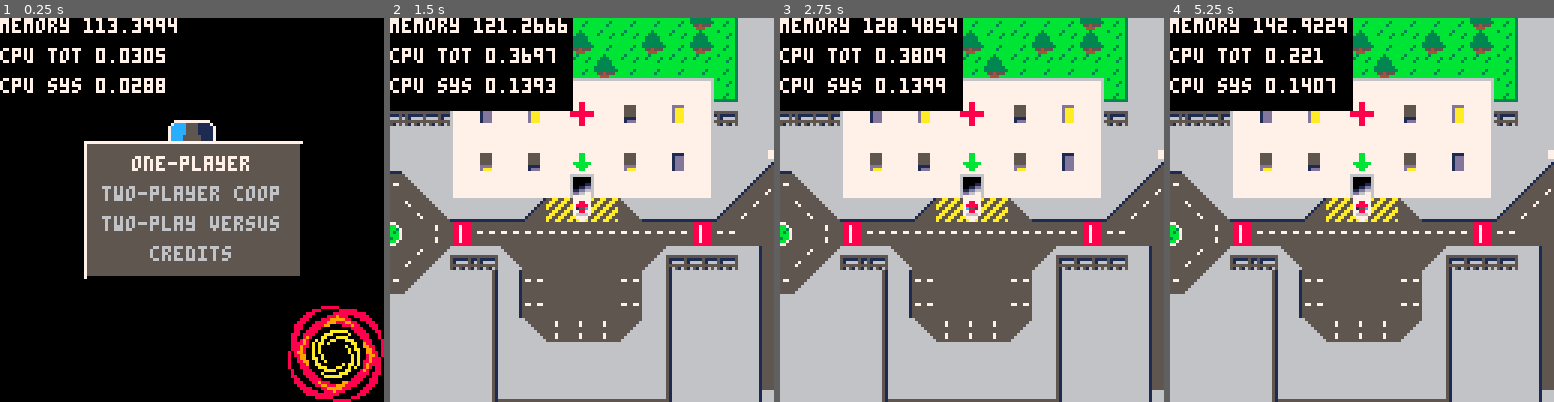
Above: before the commit, frames 1-4 (left to right).
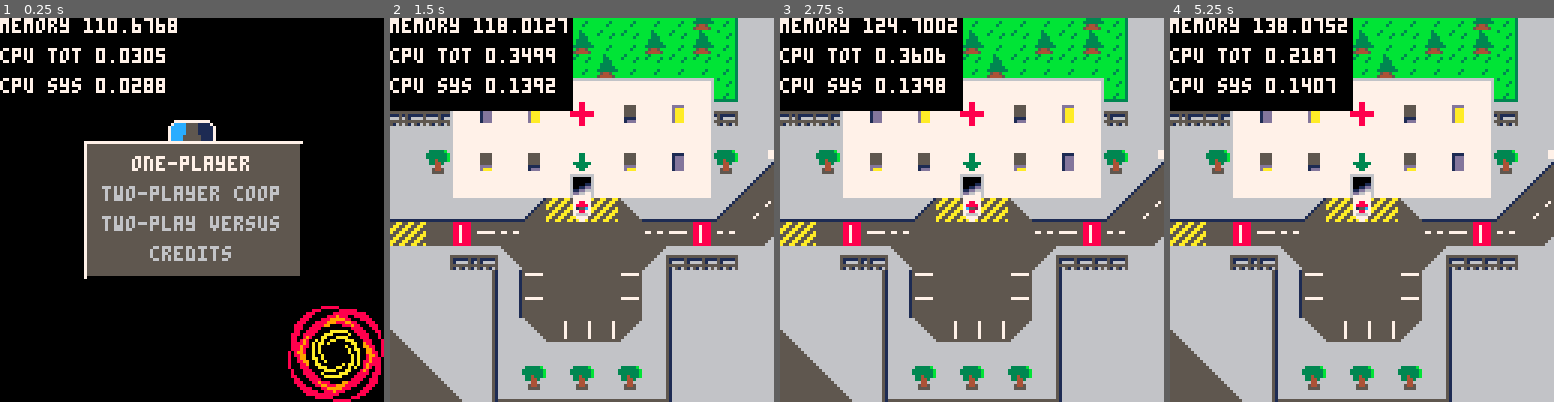
Above: after the commit, the same moments.

Repository: GraulierBrice/ludum-dare-46
Game: PICO-8 cartridge keep-it-alive.p8
The game is run twice, just before and just after one commit, with the same random seed, the same clock (stepped at 60 frames per second) and the same inputs.
Inputs:
- Up to frame 1 (0.25 s): no input
- Up to frame 2 (1.5 s): tap X (X key) at 0.33, 1.07 s; tap O (Z key) at 0.7 s
- Up to frame 3 (2.75 s): hold Right 1.6-2.1 s; tap O (Z key) at 1.7, 2.1, 2.5 s; tap X (X key) at 1.85 s; hold Up 2.15-2.42 s; hold Right from 2.47 s (still down)
- Up to frame 4 (5.25 s): tap O (Z key) every 0.4 s from 2.9 to 4.9 s; tap X (X key) at 2.97, 4.08, 5.2 s; release Right at 3.03 s; hold Left 3.08-3.58 s; hold Down 3.63-3.97 s; hold Right 4.02-4.68 s; hold Up 4.73-5.03 s; hold Left from 5.08 s (still down)

The runs differ from the first frame. In frame 1, 0.1% of the frame differs, in the area x 28-46%, y 0-4%; in frame 2, 9.0%, in the area x 0-100%, y 0-100%; in frame 3, 8.9%; in frame 4, 9.0%.

Commit message:
Push for map and tileset changes
Overhauled map, reworked tiles, added general depth.

Diff:
--- a/keep-it-alive.p8
+++ b/keep-it-alive.p8
@@ -83,7 +83,6 @@
 cars={}
 patients={}
 dropzones={}
-morphines={}
 gum={}
 function game_start(nb_players, map, mode)
 	--music(0)
@@ -106,7 +105,6 @@
 	default_patient(113*8,14*8,11)
 	default_patient(114*8,14*8,1)
 	default_patient(115*8,14*8,4)
-	morphine(115*8,16*8)
 	--default_patient(27*8,84)
 
 
@@ -221,30 +219,6 @@
 	end
 end
 
-function morphine(x,y)
-	local m = collider(x,y,0,8,8,true, morphine_hit)
-	m.full=true
-	m.timer=0
-	add(morphines,m)
-	return m
-end
-
-function morphine_hit(morphine, other, rel_vel)
-	if (has(cars, other)) then
-		if (other.load and morphine.full) then
-			other.load.hp += 10
-			morphine.full = false
-		end
-	end
-end
-
-function update_morphine(morphine)
-	if not morphine.full then
-		morphine.timer += 1
-		if (morphine.timer > 300) morphine.full = true
-	end
-end
-
 -- car section
 function car_drifting(car)
 	local loc_vel = tr_vector(car, car.vel)
@@ -328,22 +302,13 @@
 	for dropzone in all(dropzones) do
 		if(dropzone.patient) then
 			pal(12,dropzone.col)
-			sspr(24,dropzone.patient,8,8-dropzone.patient,dropzone.pos.x-4,dropzone.pos.y-4-dropzone.patient)
+			sspr(24,dropzone.patient,8,9-dropzone.patient,dropzone.pos.x-4,dropzone.pos.y-4-dropzone.patient)
 			pal(12,12)
 			dropzone.patient+=0.5
 			if (dropzone.patient>8) dropzone.patient=nil
 		end
 	end
 
-	for morphine in all(morphines) do
-		pal(11,0)
-		pal(7,0)
-		spr(2,morphine.pos.x+1,morphine.pos.y+1)
-		pal()
-		if (not morphine.full) pal(11,6)
-		spr(2,morphine.pos.x,morphine.pos.y-time()%2)
-		pal(11,11)
-	end
 
 	for i=1,#cars do
 		for patient in all(patients) do
@@ -420,9 +385,7 @@
 	local off_set = 1
 	if time()%2 > 1 then
 		pal(1,12)
-		pal(2,1)
 	else
-		pal(1,1)
 		pal(2,12)
 	end
 	spr(6,x+l/2-8,y-7)
@@ -522,7 +485,7 @@
 
 	if (fget(mget(p.x,p.y), 2)) then
 		if (vec_len(data.new_vel)>50) then
-			if (rb.rot>0.5) new_rot -= 0.02 else new_rot += 0.02
+			if (rb.rot>0.5) new_rot -= 0.001*vec_len(data.new_vel) else new_rot += 0.001*vec_len(data.new_vel)
 			if(rb.load) then rb.load.hp -= rb.load.dmg_drift/3 blood(rb.pos,true) end
 		end
 	end
@@ -912,122 +875,122 @@
 
 
 __gff__
-0000000000000000000000000000000001010100010101010000000400040101010101010101010101010101040404040101010101010101010101010101010101010101010101010001010000000000000000000000000000000000000000000000000000000000000000000000000000000000000000000000000000000000
+0000000000000000000000000000000001010100010101010000000400040101010101010101010101010101040404040101010101010101010101010101010101010101010101010001010000000000010100000000000000000000000000000000000000000000000000000000000000000000000000000000000000000000
 0102020000000000000000000000000001090100000000000000000000000000010104000000000000000000000000000000000000000000000000000000000000000000000000000000000000000000000000000000000000000000000000000000000000000000000000000000000000000000000000000000000000000000
 __map__
-000000000000000000000000000000000000000000000000000000000000000000000000000000000000000000000000000000000000000000000000000000002b0f0f0f0c18181818181818181818181818181c1c1c1c1c0f36370f0f36370f0f36370f0f0f0f0f0f0f0f0f0f0e3b2b2b2b0f0f0f0f0f0f0f0f0f0f0f0f0f0f
-000000000000000000000000000000000000000000000000000000000000000000000000000000000000000000000000000000000000000000000000000000002b0f2d0c1a0b0f0f0f0f0f0f0a19090f0f0f0f0f0a1c1c1c3634323736272737363535370f0f0f0f0f0f0f0f0f0e3b2b2b2b0f0f0f0f0f0f0f0f0f0f0f0f0f0f
-000000000000000000000000000000000000000000000000000000000000000000000000000000000000000000000000000000000000000000000000000000002b0f1f080b0f0f0f0f0f0f0f0f0a19090f0f0f0f0f0a1c1c3132303331323033313032330f0f0f0f0f0f0f0f0f0e3b2b2b2b0f0f0f0f0f0f0f0f0f0f0f0f0f0f
-000000000000000000000000000000000000000000000000000000000000000000000000000000000000000000000000000000000000000000000000000000002b0f2f080f0f0f0f0f0f0f0f0f0f1c1c181818181818181818181818181818181818181818180f0f0f0f0f0f0f0e3b2b2b2b0f0f0f0f0f1c1c0f0f0f0f0f0f0f
-000000000000000000000000000000000000000000000000000000000000000000000000000000000000000000000000000000000000000000000000000000002b0f0e080f0f0f0f0f0f0f0f1c1c1c0f0f0f0d0d0d0d0d0d0d0d0d0d0d0d0d0d0d0d0d0d0f0f0f0f0f0f0f0f0f0e3b2b2b2b0f1c1c1c1c0f0f1c1c1c1c1c1c0f
-000000000000000000000000000000000000000000000000000000000000000000000000000000000000000000000000000000000000000000000000000000002b0f2d080f0f0f0f0f0f1c1c0f1c0f0f0f0e1f2c2c2c2c2c2c2c2c2c2c2c2c1f2c2c2c2d0f0f0f0f0f0f0f0f0f0e3b2b2b2b0f1c0f0f0f0f0f0f0f0f0f0f1c0f
-000000000000000000000000000000000000000000000000000000000000000000000000000000000000000000000000000000000000000000000000000000003e0f1f080f0f0f0f0f1c1c0f0f1c0f0f0f0e2c2c2c1f1f2c2c1f2c2c2c1f2c2c2c1f2c2d0f0f0f0f0f0f0f0f0f0e3b2b2b2b0f1c0f0f0f0f0f0f0f0f0f0f1c0f
-000000000000000000000000000000000000000000000000000000000000000000000000000000000000000000000000000000000000000000000000000000000d0d2f080d0d0d0d0f1c0f0f0f1c0f0f0f0e2c1f2c2c1f2c2c2c2c2c1f2c2c1f2c2c2c2d0f0f0f0f0f0f1c0f0f0e3b2b2b2b0f1c0f0f0f0f0f0f0f0f0f0f1c0f
-0000000000000000000000000000000000000000000000000000000000000000000000000000000000000000000000000000000000000000000000000000000018181818181818181c1c0f0f0f1c0f1c0f0e2c2c2c1f2c2c1f2c1f1f2c2c2c2c2c2c1f2d0f0f0f0f0f0e080f0f0e3b2b2b2b0e1c0f0f0f0f0f0f0f0f0f0f1c0f
-000000000000000000000000000000000000000000000000000000000000000000000000000000000000000000000000000000000000000000000000000000003a0f2d0f0f0f0f0f0f1c0f0f1c1c1c1c0f0e2c1f2c2c1f2c2c2c2c2c2c1f2c2c1f2c1f2d0f0f0f0f0f0e080f0f0e3b2b2b2b0e1c0f0f0f0f0f0f0f0f0f0f1c0f
-000000000000000000000000000000000000000000000000000000000000000000000000000000000000000000000000000000000000000000000000000000002b0f1f0f0f0f0f0f0f1c0f0f0f1c1c1c0f0e2c2c1f2c2c2c2c1f2c2c2c2c1f2c2c2c2c2d0f0f0f0f0f0c1c090f0e3b2b2b2b0e1c1c0f0f0f0f0f0f0f0f0f1c0f
-000000000000000000000000000000000000000000000000000000000000000000000000000000000000000000000000000000000000000000000000000000002b0f2f0f0f0f0f0f0f1c0f0f0f1c1c1c0f0e2e2e2e2e2e2e24252525252525252525262f0f0f0f0f0c1c1c1c090e3c3d3d3e0f0e1c0f0f0f0f0f0f0f0f0f1c0f
-000000000000000000000000000000000000000000000000000000000000000000000000000000000000000000000000000000000000000000000000000000002b0f0f0f0f0f0f0f1c0f0f0f0f1c1c1c0f0f282a2a2a2a2921162217221022142217232a0f0f0f0c1c1a1c191c090d0d0d0d0d0c1c090f0f0f0f0f0f0f0f1c0f
-000000000000000000000000000000000000000000000000000000000000000000000000000000000000000000000000000000000000000000000000000000002b0f2d0f0f0f0f1c1c0f0f0f0f1c1c1c0f0f0f0f0f0f0f0f21222222222222222222230f0f0f0c1a1c1c1b1c191c1c1c1c1c1c1a1c19090d0d0f0f0f0f0f1c0f
-000000000000000000000000000000000000000000000000000000000000000000000000000000000000000000000000000000000000000000000000000000002b0f1f0f0f0f1c1c0f0f0f0f0f1c1c1c0f0f0f0f0f0d0f0f21152214221122152216230f0f0c1a1c1c191c1c1a1c18181818181c1b1c1818180f0f0f0f0f1c0f
-000000000000000000000000000000000000000000000000000000000000000000000000000000000000000000000000000000000000000000000000000000003e0f2f0f0f1c1c0f0f0f0f0f0f0f1c1c0f0f0f0f0c18090f21222222222022222222230f0c1a1c0b0a1c191a1c1c1c1c1c1c1c191c1a0b0f0f0f0f0f0f0f1c0f
-000000000000000000000000000000000000000000000000000000000000000000000000000000000000000000000000000000000000000000000000000000000d0d0d0d0d0f0f0f0f0f0f0f0f0f1c1c090d0d0c1a1c19090d0d0d0c131313090d0d0d0c1a1c0b0f0f0a1c0b0f0f3839393a0a1c1c0b0f0f0f0f0f0f0f0f1c0f
-0000000000000000000000000000000000000000000000000000000000000000000000000000000000000000000000000000000000000000000000000000000018181818180f0f0f0f0f0f0f0f0f1c1c1c1818081c1b1c081d1818181818181818181d181c1c0f0f0f0e080f0f0e3b3b3b3b1e0a19090f0f0f0f0f0f0f1c0f0f
-000000000000000000000000000000000000000000000000000000000000000000000000000000000000000000000000000000000000000000000000000000001818181818180f0f0f0f0f0f0f0f1c1c0f0f0f0a191c1a0b282a0a1c1c1c1c1c0b28292a0e1c0f0f1e0e080f2d0e3b2b2b2b0f0f0a080f0f0f0f0f0f0f1c0f0f
-0000000000000024252525252525252525260000000000000000000000000000000000000000000000000000000000000000000000000000000000000000000018181818180f0f0f0f0f0f0f0f0f0f1c0f0f0f0f0a180b0f0f4a0e181c1c1c180f490f0f0e1c0f0f0f0e080f2f0e3b2b2b2b0f0f0e080f0f0f0f0f0f0f0f0f0f
-000000000000002115221522102214221523000000000000000000000000000000000000000000000000000000000000000000000000000000000000000000003a0f0f0f0f0f0f0f0f0f0f0f0f0f0f1c0f0f0f0f0f0f0f0f0f4a0e181c1c1c180f490f0f0e1c0f0f0f0e080f0f0e3b2b2b2b1e0f0e080f0f0f0f0f0f0f0f0f0f
-000000000000002122222222222222222223000000000000000000000000000000000000000000000000000000000000000000000000000000000000000000002b0f2d0f0f0f0f0f0f0f0f0f0f0f0f1c1c0f0f0f0f0f0f0f0f4a0f0a0808080b0f490f0f0e1c0f0f1e0e080f2d0e3b2b2b2b0f0f0e080f0f0f0f0f0f0f0f0f0f
-000000000000002115221422112215221423000000000000000000000000000000000000000000000000000000000000000000000000000000000000000000002b0f1f0f0f0f0f0f0f0f0f0f0f0f0f0f1c1c0f0f0f0f0f0f0f4a0f0f0f0f0f0f0f490f0f0e1c0f0f0f0e1c0f2f0e3b2b2b2b0f0f0e080f0f0f0f0f0f0f0f0f0f
-000000000000002122222222202222222223000000000000000000000000000000000000000000000000000000000000000000000000000000000000000000002b0f2f0f0f0f0f0f0f0f0f0f0f0f0f0f0f1c1c1c0f0f0f0f0f4a0f0f0f0f0f0f0f490f0f0e1c1c0f0f0f1c0f0f0e3b2b2b2b1e0f0e080f0f0f0f0f0f0f0f0f0f
-000000000000000d0d0d0c131313090d0d0d000000000000000000000000000000000000000000000000000000000000000000000000000000000000000000002b0f0f0f0f0f0f0f0f0f0f0f0f0f0f0f0f0f0f1c1c0f0f0f0f4a2829292929292a490f0f0e0f1c0f0f0f1c0f0f0e3b2b2b2b0f0f0e19090d0d0d0d0d0d0d0d0d
-000000000000001d1818181818181818181d000000000000000000000000000000000000000000000000000000000000000000000000000000000000000000002b0f2d0f0f0f0f0f0f0f0f0f0f0f0f0f0f0f0f0f0f1c0f0f0f0f0f0f0f0f0f0f0f0f0f0f0f0f1c0f0f0f1c0f2d0e3b2b2b2b1f2c1f0a19181818181818181818
-000000000000002b2b2b2b2b2b2b2b2b2b2b000000000000000000000000000000000000000000000000000000000000000000000000000000000000000000002b0f1f0f0f0f0f0f0f0f0f0f0f0f0f0f1c1c1c1c1c1c1c1c1c0f0f0f0f0f0f0f0f0f0f0f0f0f1c0f0f0f0f0f2f0e3b2b2b2b2c2c2d0e1c181818181818181818
-000000000000000000000000000000000000000000000000000000000000000000000000000000000000000000000000000000000000000000000000000000002b0f2f0f0f0f0f0f0f0f0f0f0f0f0f0f0f0f0f0f0f0f0f0f1c1c1c1c1c1c1c1c1c1c1c1c0f0f1c0f0f0f0f0f0f0e3b2b2b2b1f2e1f0c1a181818181818181818
-000000000000000000000000000000000000000000000000000000000000000000000000000000000000000000000000000000000000000000000000000000002b0f0f0f0f0f0f0f0f0f0f0f0f0f0f0f0f0f0f0f0f0f0f0f0f0f0f0f0f0f0f0f0f0f0f1c1c1c1c1c1c1c1c1c2d0e3b2b2b2b0f0f0c1a0b0f0f0f0f0f0f0f4444
-000000000000000000000000000000000000000000000000000000000000000000000000000000000000000000000000000000000000000000000000000000002b0f2d0f0f0f0f0f0f0f0f0f0f0f0f0f0f0f0f0f0f0f0f0f0f0f0f0f0f0f0f0f0f0f0f0f0f0f0f0f0f0f0f0f2f0e3b2b2b2b1e0c1a0b0f0f0f0f0f0f0f0f4444
-000000000000000000000000000000000000000000000000000000000000000000000000000000000000000000000000000000000000000000000000000000002b0f1f0f0f0f0f0f0f0f0f0f0f0f0f0f0f0f0f0f0f0f0f0f0f0f0f0f0f0f0f0f0f0f0f0f0f0f0f0f0f0f0f0f0f0e3c3d3d3e0c1a0b4444444444444444444444
-000000000000000000000000000000000000000000000000000000000000000000000000000000000000000000000000000000000000000000000000000000002b0f2f0f0f0f0f0f0f0f0f0f0f0f0f0f0f0f0f0f0f0f0f0f0f0f0f0f0f0f0f0f0f0f0f0f0f0f0f0f0f0f0f0f0f0c18181818180b444444444444444444444444
-…(84 lines of a section not shown)…
+000000000000000000000000000000000000000000000000000000000000000000000000000000000000000000000000000000000000000000000000000000002b0f0f220f0f0f0f0f0f0f0f0f0f0f0f1e28292929292a1e0f36370f0f36370f0f36370f0f0f0f0f0f0f0f0f0f0e3b2b2b2b0f0f0f0f0f0f0f0f0f0f0f0f0f0f
+000000000000000000000000000000000000000000000000000000000000000000000000000000000000000000000000000000000000000000000000000000002b0f0f220f0f0f0f0f0f0f0f0f0f0f0f0f4b4b4b4b4b4b0f3634323736272737363535370f0f0f0f0f0f0f0f0f0e3b2b2b2b1e0f0f2425252525261e0f0f0f1e
+000000000000000000000000000000000000000000000000000000000000000000000000000000000000000000000000000000000000000000000000000000002b0f242251515151510f0f0f0d0d0d0d0c1c1c1c1c1c1c093132303331323033313032330d0d0d0d0d0d0f0f0f0e3b2b2b2b0f0f0f2114161617230f0808080f
+000000000000000000000000000000000000000000000000000000000000000000000000000000000000000000000000000000000000000000000000000000002b0f211422141414220f0f0c1c1c1c1c1c4d1c4d1c4d1c4d1c4d1c4d1c4d1c4d1c4d1c4d1c4d1c4d1c1c090f0f0e3b2b2b2b0f0f0f2122222222230f1c1c1c0f
+000000000000000000000000000000000000000000000000000000000000000000000000000000000000000000000000000000000000000000000000000000002b0f211622161716220f0c1c1c1c1c1c1c1c1c1c1c1c1c1c1c1c1c1c1c1c1c1c1c1c1c1c1c1c1c1c1c1c1c090f0e3b2b2b2b1e0f0c1c1c1c1c1c1c1c1c1c1c0f
+000000000000000000000000000000000000000000000000000000000000000000000000000000000000000000000000000000000000000000000000000000002b0f0f0f0f0f0f0f0f0c1c1c0b0f0f0f0f0f0d0d0d0d0d0d0d0d0d0d0d0d0d0d0d0d0d0d0f0f0f0f0f0a1c1c0f0e3b2b2b2b0f0e1c1c1c1c1c1c1c1c1c1c1c0f
+000000000000000000000000000000000000000000000000000000000000000000000000000000000000000000000000000000000000000000000000000000003e0f0f0f0f0f0f0f0f1c1c0b0f0f0f0f0f0e2c2c2c1f1f2c2c1f2c2c2c1f2c2c2c1f2c2d0f0f0f0f0f0e1c1c0f0e3b2b2b2b0f0e084b0b0d0d0d0d0d0a1c1c0f
+000000000000000000000000000000000000000000000000000000000000000000000000000000000000000000000000000000000000000000000000000000004d4d4d4d4d4d4d4d4d1c1c0f0f1b0f0f1b0e2c1f2c2c1f2c2c2c2c2c1f2c2c1f2c2c2c2d0f0f0f0f0f0e084b0f0e3b2b2b2b1e0e084b0e2c2c2c2c2d0f1c1c0f
+000000000000000000000000000000000000000000000000000000000000000000000000000000000000000000000000000000000000000000000000000000004c4c4c4c4c4c4c4c4c1c1c0f0f0f1e1e0f0e2c2c2c1f2c2c1f2c1f1f2c2c2c2c2c2c1f2d0f0f0f0f0f0e084b0f0e3b2b2b2b0f0e084b0e2c2c2c2c2d0f1c1c0f
+000000000000000000000000000000000000000000000000000000000000000000000000000000000000000000000000000000000000000000000000000000003a0f0d0d0f0f0f0f0f1c1c0f0f0f1e1e0f0e2c1f2c2c1f2c2c2c2c2c2c1f2c2c1f2c1f2d0f0f0f0f0f0e084b0f0e3b2b2b2b0f0e084b0e2c1f2c2c2d0f1c1c0f
+000000000000000000000000000000000000000000000000000000000000000000000000000000000000000000000000000000000000000000000000000000002b0e1f2d0f0f0f0f0f1c1c0f0f1b0f0f1b0e2c2c1f2c2c2c2c1f2c2c2c2c1f2c2c2c2c2d0f0f0f0f0f0e084b0f0e3b2b2b2b1e0e1c1c0e2c2c2c2c2d0f1c1c0f
+000000000000000000000000000000000000000000000000000000000000000000000000000000000000000000000000000000000000000000000000000000002b0e2e2f0f0f0f0f0f1c1c090f0f0f0f0f0e2e2e2e2e2e2e24252525252525252525262f0f0f0f0f0f0e084b0f0e3c3d3d3e0f0c1c1c0e2c2c2c1f2d0f1c1c0f
+000000000000000000000000000000000000000000000000000000000000000000000000000000000000000000000000000000000000000000000000000000002b0f0d0d0f0f0f0f0f0a1c1c090f0f0f0f0f282a2a2a2a2921162217221022142217232a0f0f0f0d0d0c1c1c090d0d0d0d0d0c1c1c1c0e2c2c2c2c2d0f1c1c0f
+000000000000000000000000000000000000000000000000000000000000000000000000000000000000000000000000000000000000000000000000000000002b0e2c2d0f0f0f0f0f0f0a1c1c090f0f0f0f0f0f0f0f0f0f21222222222222222222230f0f0f0c1c4d1c1c1c43434d4d4d4d1c1c1c1c0e2c2c2c2c2d0f1c1c0f
+000000000000000000000000000000000000000000000000000000000000000000000000000000000000000000000000000000000000000000000000000000002b0e1f2d0f1b0f0f0f0f0f0a1c1c090f0f0f0f0f0f0f0f1e21152214221122152216231e0f0c46454c1c1c1c431c4c4c4c4c1c1c1c1c0e2c2c1f2c2d0f1c1c0f
+000000000000000000000000000000000000000000000000000000000000000000000000000000000000000000000000000000000000000000000000000000003e0e2e2f0f0f0f0f0f0f0f0f0a1c1c090f0f0f0f0f0f0f0f21222222222022222222230f0c46450b0f0a1c1c0b0f0f0f0f0f0a1c1c1c0e2e2e2e2e2f0f1c1c0f
+000000000000000000000000000000000000000000000000000000000000000000000000000000000000000000000000000000000000000000000000000000000d0d0d0d0d0f0f0f0f0f0f0f0f0a1c1c090d0d0d0d0d0d0d0d0d0d0c131313090d0d0d0c46450b0f0f0e084b0f0f3839393a0f0a1c1c0f0f0f0f0f0f0c1c1c0f
+000000000000000000000000000000000000000000000000000000000000000000000000000000000000000000000000000000000000000000000000000000004d4d4d4d4d4d4d4d4d4d4d4d4d1c1c1c1c1c13131313131c1d4e181c1c1c1c1c184e1d181c0b0d0d0d0e084b0f0e3b3b3b3b0f0f431c0f0f0f0f0c1c1c1c1c09
+000000000000000000000000000000000000000000000000000000000000000000000000000000000000000000000000000000000000000000000000000000001c1c1c1c1c1c1c1c1c1c1c1c1c1c1c1c1c1c090f0f0f0f0f282a0a1c1c1c1c1c0b28292a0f0e2c2c2d0e084b0f0e3b2b2b2b1e0f084b0f0f0f0c1c1c1c1c1c1c
+000000000000002425252525252525252526000000000000000000000000000000000000000000000000000000000000000000000000000000000000000000004c4c4c4c4c4c4c4c4c4c4c4c4c1c1c1c1c1c1c090f0f0f0f0f4a0e4c1c1c1c4c0f490f0f0f0e2c1f2d0e084b0f0e3b2b2b2b0f0f084b0f0f0f1c1c0b0f0a1c1c
+000000000000002115221522102214221523000000000000000000000000000000000000000000000000000000000000000000000000000000000000000000003a0f0d0d0f0f0f0f0f0f0f0f0f0f0f0f0f0a1c1c090f0f0f0f4a0e4c1c1c1c4c0f490f0f0f0e2e2e2f0e084b0f0e3b2b2b2b0f0f084b0f0f0f1c1c0f1b0f1c1c
+000000000000002122222222222222222223000000000000000000000000000000000000000000000000000000000000000000000000000000000000000000002b0e2c2d0f0f0f0f0f0f0f0f0f0f0f0f0f0f0a1c1c090f0f0f4a0f0a0808080b0f490f0f0f0f0f0f0f0e084b0f0e3b2b2b2b1e0f084b0f0f0f1c1c090f0c1c1c
+000000000000002115221422112215221423000000000000000000000000000000000000000000000000000000000000000000000000000000000000000000002b0e1f2d0f1b0f0f0f0f0f0f0f0f0f0f0f0f0f0a1c1c090f0f4a0f0f0f0f0f0f0f490f0f0f0f0d0d0d0e084b0f0e3b2b2b2b0f0f084b0f0f0f0a1c1c1c1c1c0b
+000000000000002122222222202222222223000000000000000000000000000000000000000000000000000000000000000000000000000000000000000000002b0e2e2f0f0f0f0f0f0f0f0f3650370f0f0f0f0f0a1c1c090f4a0f1e0f1e0f1e0f490f0f0f0e2c2c2d0e084b0f0e3b2b2b2b0f0f1c47090f0f0f0a1c1c1c0b0f
+000000000000000d0d0d0c131313090d0d0d000000000000000000000000000000000000000000000000000000000000000000000000000000000000000000002b0f0d0d0f0f0f0f0f0f0f36322732370f3650370f0a1c1c094a2829292929292a490f0f0f0e2c1f2d0e084b0f0e3b2b2b2b1e0f0a4847090d0d0d0d0d0d0d0d
+000000000000001d1818181818181818181d000000000000000000000000000000000000000000000000000000000000000000000000000000000000000000002b0e2d2d0f0f0f0f0f0f0d31343430330d3130331e0f0a1c1c090d0d0d0d0d0d0d0d0d0f0f0e2e2e2f0e084b0f0e3b2b2b2b0f0f0f0a1c1c4d4d4d4d4d4d4d4d
+000000000000002b2b2b2b2b2b2b2b2b2b2b000000000000000000000000000000000000000000000000000000000000000000000000000000000000000000002b0e1f2d0f1b0f0f0f0f0a1c1c1c1c1c1c1c1c1c1c4d1c4d1c4d1c4d1c4d1c4d1c4d1c090f0f0f0f0f0e084b0f0e3b2b2b2b0f0f0f0e1c1c1c1c1c1c1c1c1c1c
+000000000000000000000000000000000000000000000000000000000000000000000000000000000000000000000000000000000000000000000000000000002b0e2f2f0f0f0f0f0f0f0f0f0f0c1c0f0f0f0f0a1c1c1c1c1c1c1c1c1c1c1c1c1c1c1c1c090d0d0d0d0c1c1c0f0e3b2b2b2b1e0f0f0c1c1c4c4c4c4c4c4c4c4c
+000000000000000000000000000000000000000000000000000000000000000000000000000000000000000000000000000000000000000000000000000000002b0f0d0d0f0f0f0f0f0f0f1e0f4c1c0f1e0f0f0f0f0f0f0f0f0f0f0f0f0f0f0f0f0f0a1c1c1c1c4d1c4d1c1c0f0e3b2b2b2b0f0f0c46450b0f0f0f0f0f0f4444
+000000000000000000000000000000000000000000000000000000000000000000000000000000000000000000000000000000000000000000000000000000002b0e2c2d0f0f0f0f0f0f0f0f0f4c1c0f0f0f0f0f0f0f0f0f0f0f0f0f0f0f0f0f0f0f0f0a1c1c1c1c1c1c1c0b0f0e3c3d3d3e0d0c46450b0f0f0f0f0f0f0f4444
+000000000000000000000000000000000000000000000000000000000000000000000000000000000000000000000000000000000000000000000000000000002b0e1f2d0f1b0f0f0f0f0f1e0f4c1c0f1e0f0f0f0f0f0f0f0f0f0f0f0f0f0f0f0f0f0f0f0f0f0f0f0f0f0f0f0f0c1c1c1c1c1c46450b44444444444444444444
+000000000000000000000000000000000000000000000000000000000000000000000000000000000000000000000000000000000000000000000000000000002b0e2e2f0f0f0f0f0f0f0f0f0f0f0f0f0f0f0f0f0f0f0f0f0f0f0f0f0f0f0f0f0f0f0f0f0f0f0f0f0f0f0f0f0c08080808081c1c0b4444444444444444444444
+…(84 lines of a section not shown)…
Not shown, changed: 32 lines of the sprite sheet (__gfx__) section of keep-it-alive.p8
